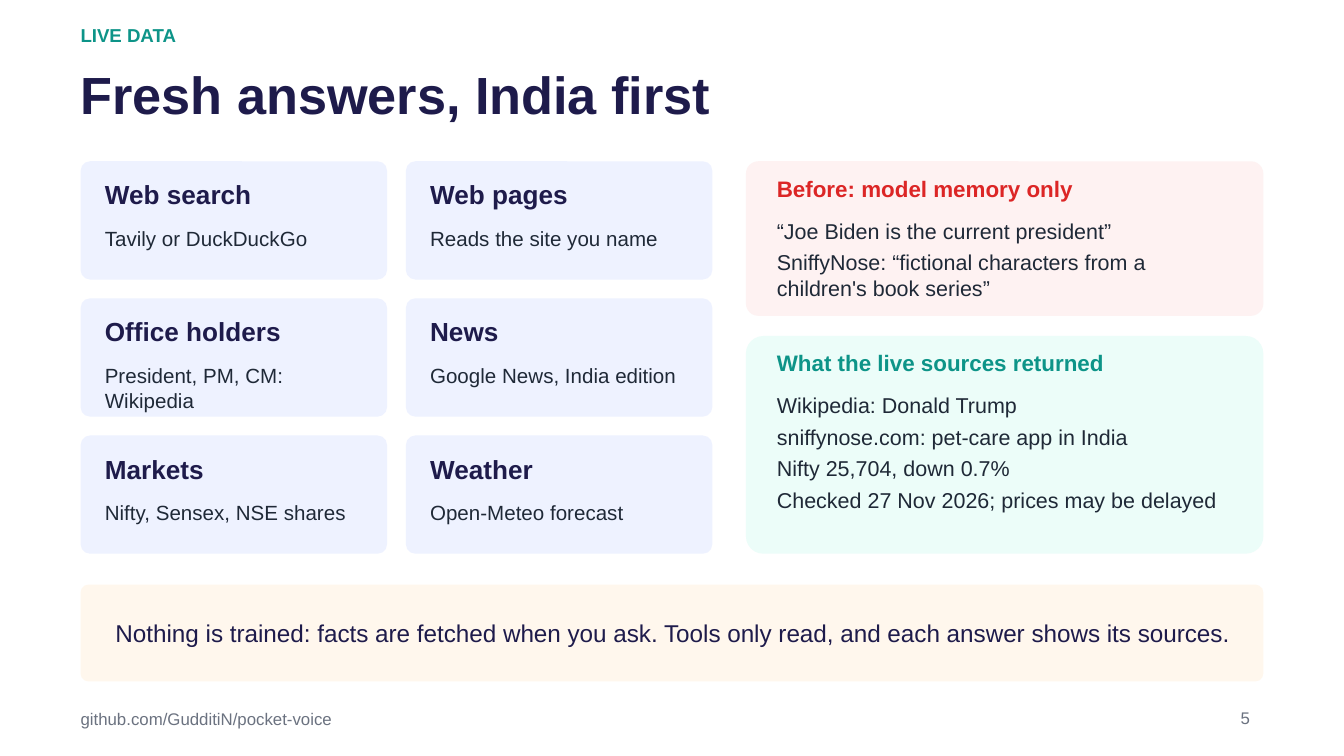
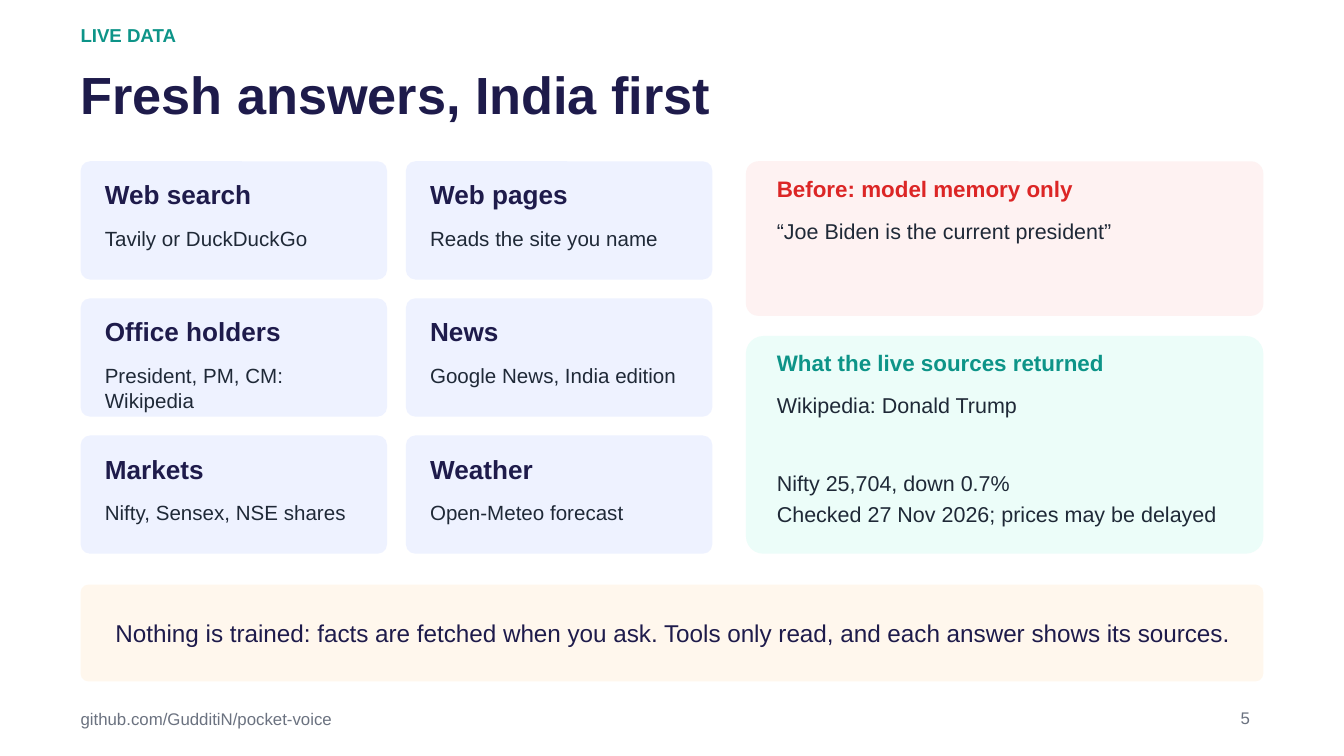
Before and after one commit to GudditiN/pocket-voice, a slide deck: slide 5 of docs/Pocket-Voice.pptx. Drawn at 1344x756 pixels with LibreOffice and Linux fonts; fonts in the diff are those of the drawing. Boxes give left, top, right and bottom in pixels: in the first picture for what was removed or moved away, otherwise in the second. Text is boxed around its words. In the diff, an @@ line names an element or a change of style, - is before the commit and + after.

```diff
--- a/docs/Pocket-Voice.pptx
+++ b/docs/Pocket-Voice.pptx
@@ text at [777,254,1146,297]: paragraph removed @@
-SniffyNose: “fictional characters from a children's book series”
@@ text at [777,429,1128,450]: paragraph removed @@
-sniffynose.com: pet-care app in India
```
Also in this commit, not shown: 1 other slide changed, 23 other files.
